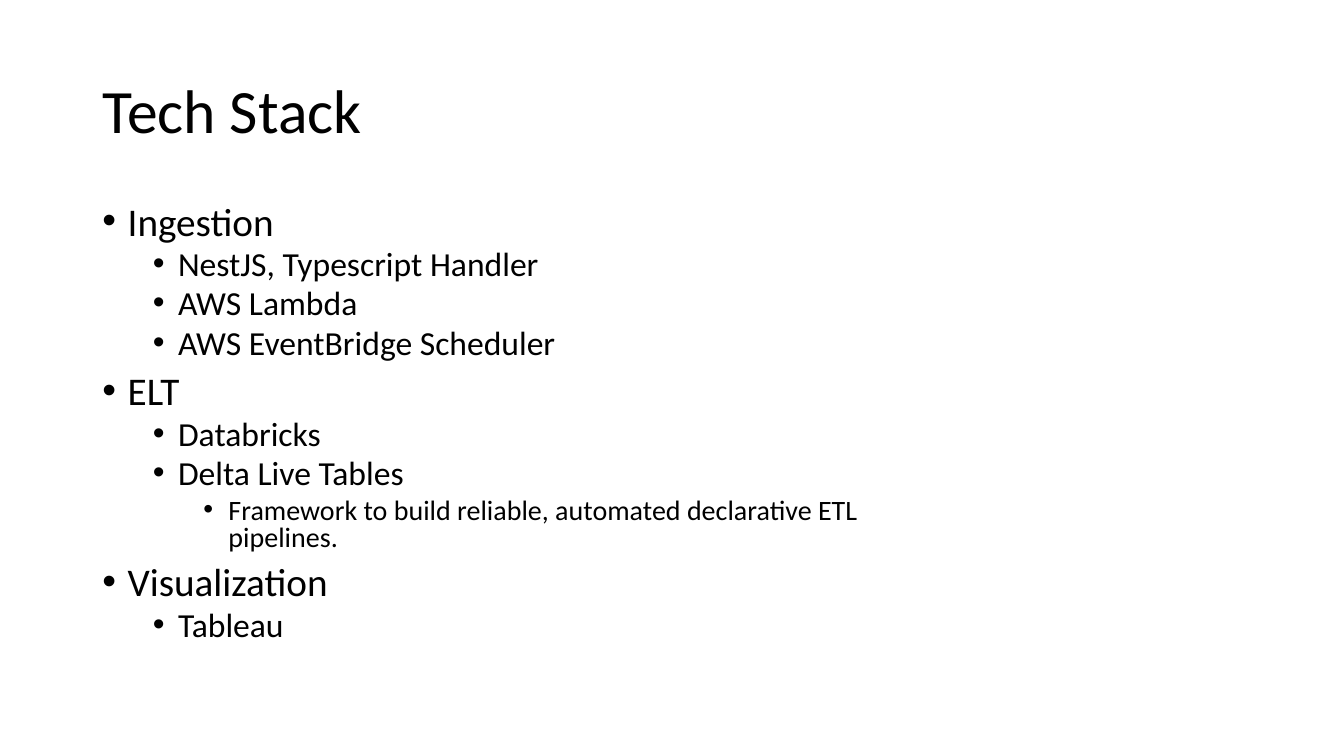
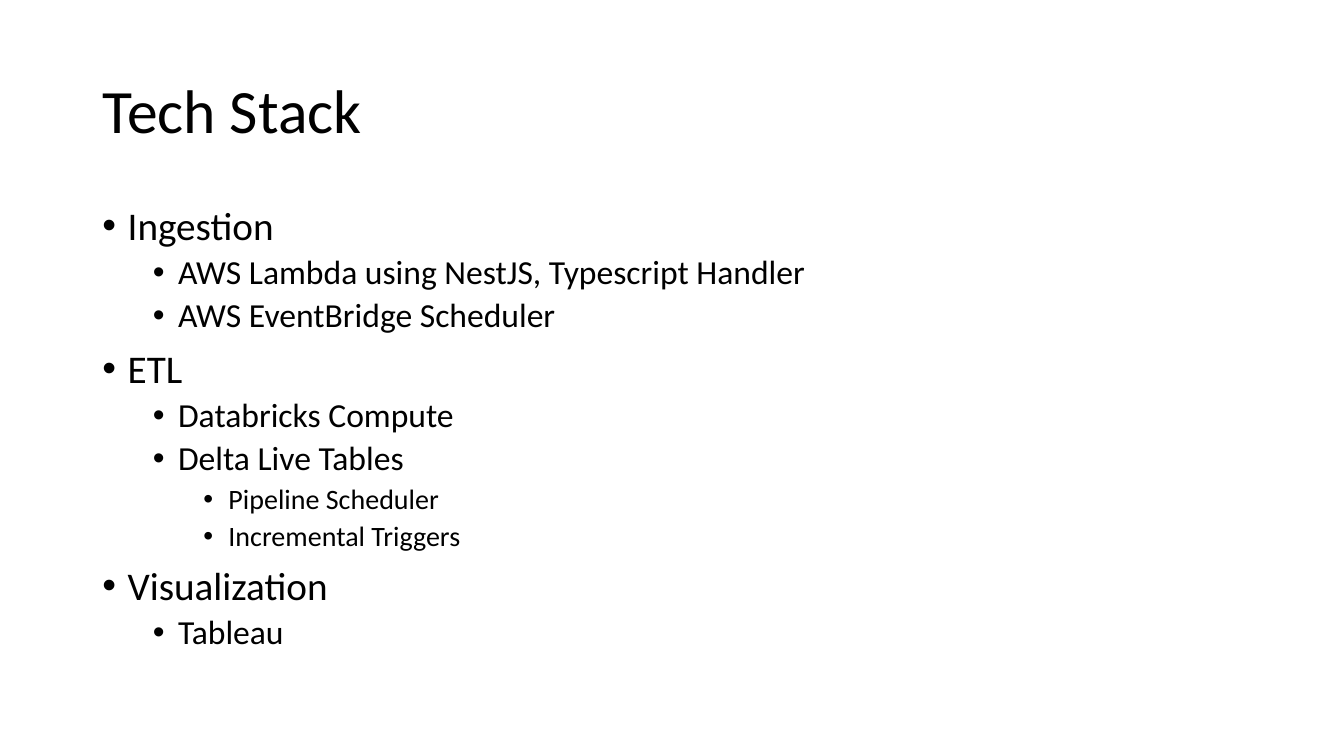
Before and after one commit to gyanjadal/cs_datatrial, a slide deck: slide 6 of documents/GJ_DataTrial_Presentation_Deck.pptx (slide 4 before the commit). Drawn at 1344x756 pixels with LibreOffice and Linux fonts; fonts in the diff are those of the drawing. Boxes give left, top, right and bottom in pixels: in the first picture for what was removed or moved away, otherwise in the second. Text is boxed around its words. In the diff, an @@ line names an element or a change of style, - is before the commit and + after.

Commit message:
Final presentation updates

```diff
--- a/documents/GJ_DataTrial_Presentation_Deck.pptx
+++ b/documents/GJ_DataTrial_Presentation_Deck.pptx
@@ text at (128, 213, 555, 645): line spacing 0.8 to 0.9 @@
@@ text at (178, 260, 804, 290): text changed @@
-  • NestJS, Typescript Handler
-  • AWS Lambda
+  • AWS Lambda using NestJS, Typescript Handler
@@ text at (128, 358, 453, 433): text changed @@
-• ELT
-  • Databricks
+• ETL
+  • Databricks Compute
@@ text at (228, 489, 460, 551): text changed @@
-    • Framework to build reliable, automated declarative ETL pipelines.
+    • Pipeline Scheduler
+    • Incremental Triggers
```
Also in this commit, not shown: 1 other slide changed, 3 slides added, 1 slide removed.
